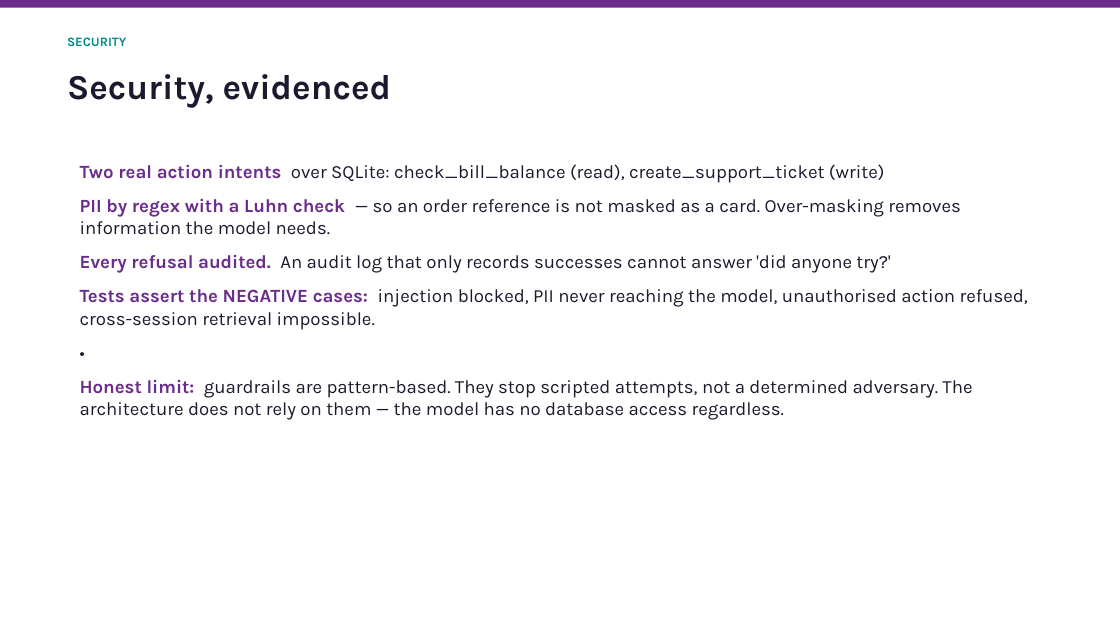
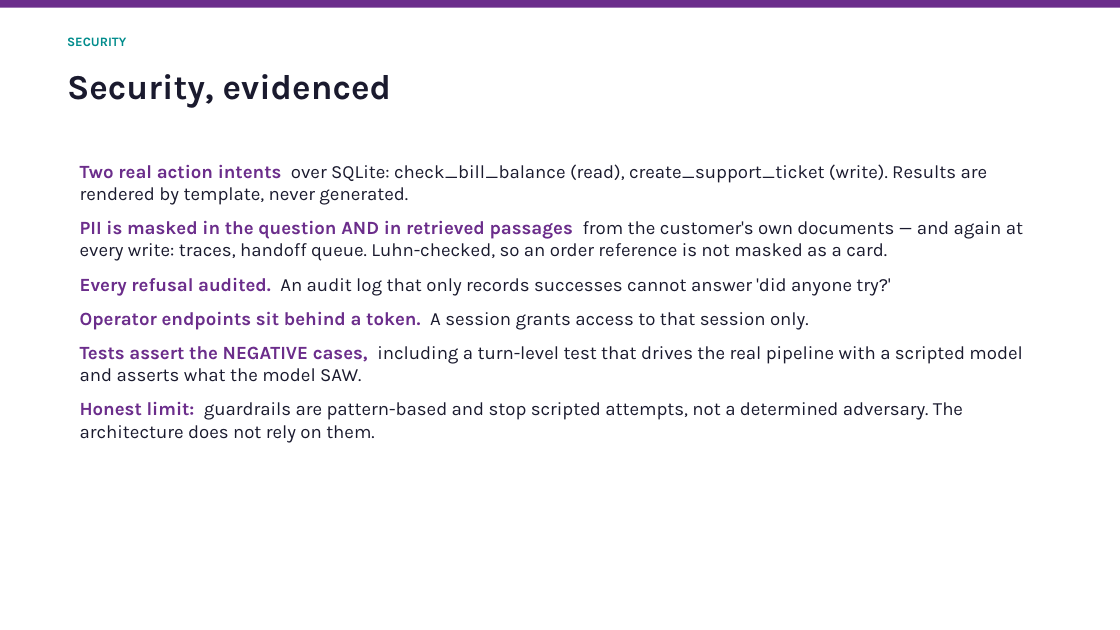
Before and after one commit to radwanism/Intelligent-Assistant, a slide deck: slide 16 of docs/TelecomEgypt_Assistant.pptx. Drawn at 1120x630 pixels with LibreOffice and Linux fonts; fonts in the diff are those of the drawing. Boxes give left, top, right and bottom in pixels: in the first picture for what was removed or moved away, otherwise in the second. Text is boxed around its words. In the diff, an @@ line names an element or a change of style, - is before the commit and + after.

```diff
--- a/docs/TelecomEgypt_Assistant.pptx
+++ b/docs/TelecomEgypt_Assistant.pptx
@@ text at (80,164,1023,261): text changed @@
-Two real action intents over SQLite: check_bill_balance (read), create_support_ticket (write)
-PII by regex with a Luhn check — so an order reference is not masked as a card. Over-masking removes information the model needs.
+Two real action intents over SQLite: check_bill_balance (read), create_support_ticket (write). Results are rendered by template, never generated.
+PII is masked in the question AND in retrieved passages from the customer's own documents — and again at every write: traces, handoff queue. Luhn-checked, so an order reference is not masked as a card.
@@ text at (80,311,1022,443): text changed @@
-Tests assert the NEGATIVE cases: injection blocked, PII never reaching the model, unauthorised action refused, cross-session retrieval impossible.
-•
-Honest limit: guardrails are pattern-based. They stop scripted attempts, not a determined adversary. The architecture does not rely on them — the model has no database access regardless.
+Operator endpoints sit behind a token. A session grants access to that session only.
+Tests assert the NEGATIVE cases, including a turn-level test that drives the real pipeline with a scripted model and asserts what the model SAW.
+Honest limit: guardrails are pattern-based and stop scripted attempts, not a determined adversary. The architecture does not rely on them.
```
Also in this commit, not shown: 9 other slides changed, 52 other files.
